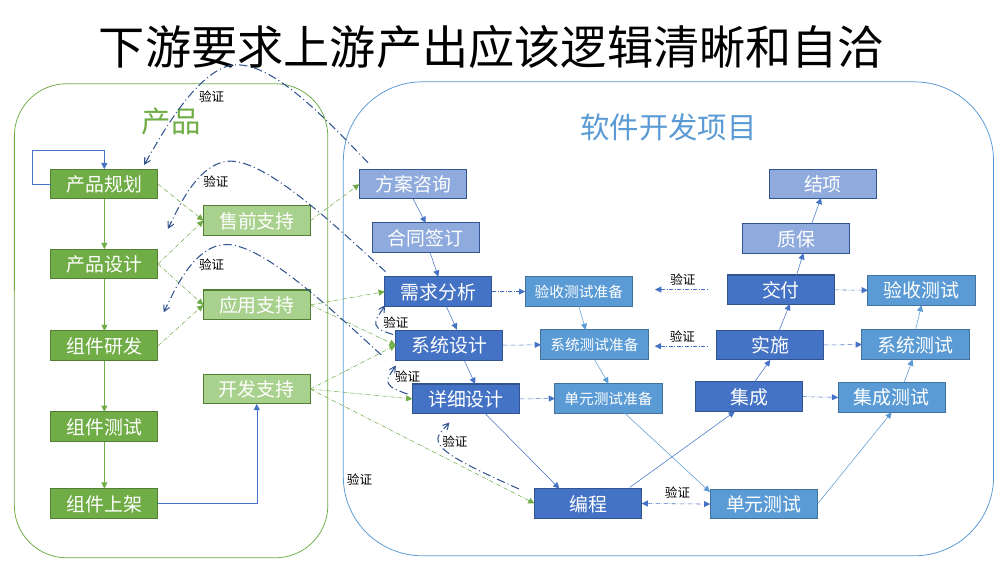
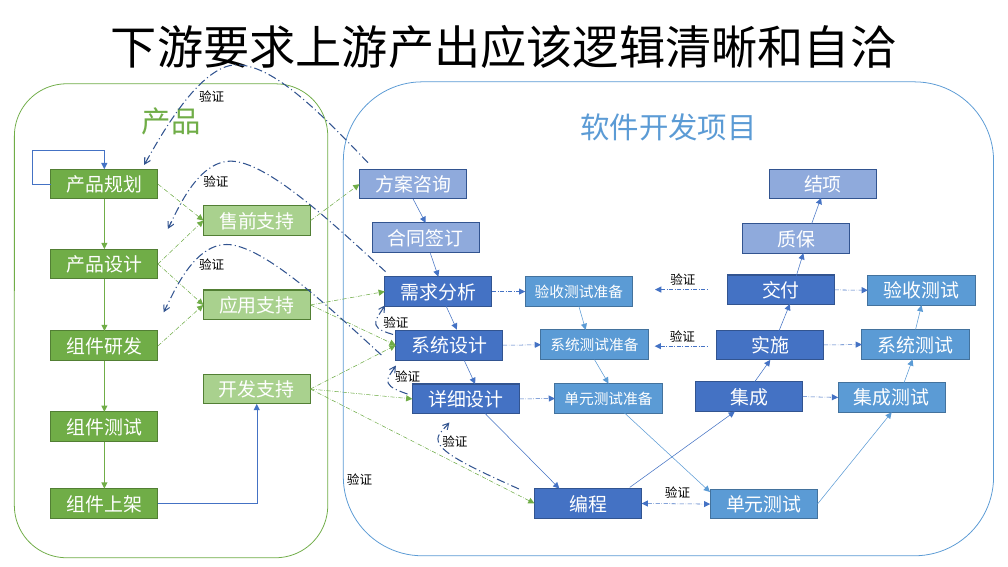
Before and after one commit to phenixiii/software-engineering-technology, a slide deck: slide 5 of ISO/作业指导书/00软件实现和服务提供作业指导书.pptx. Drawn at 1008x567 pixels with LibreOffice and Linux fonts; fonts in the diff are those of the drawing. Boxes give left, top, right and bottom in pixels: in the first picture for what was removed or moved away, otherwise in the second. Text is boxed around its words. In the diff, an @@ line names an element or a change of style, - is before the commit and + after.

```diff
--- a/ISO/作业指导书/00软件实现和服务提供作业指导书.pptx
+++ b/ISO/作业指导书/00软件实现和服务提供作业指导书.pptx
@@ title "下游要求上游产出应该逻辑清晰和自洽": place and size @@
-title "下游要求上游产出应该逻辑清晰和自洽" at [99, 25, 884, 76]
+title "下游要求上游产出应该逻辑清晰和自洽" at [111, 25, 896, 76]
```
Also in this commit, not shown: 11 other slides changed, 11 slides added, 2 other files.
